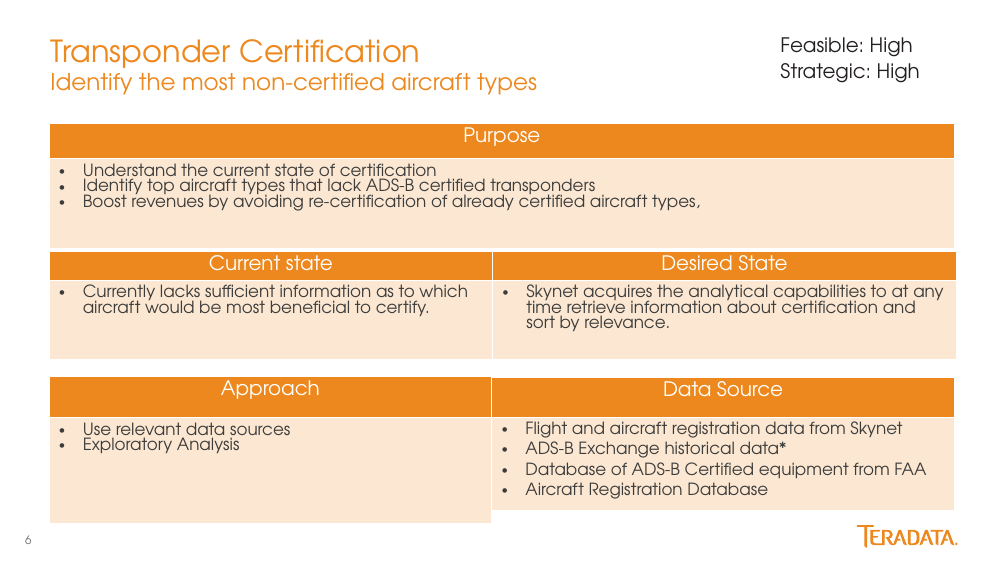
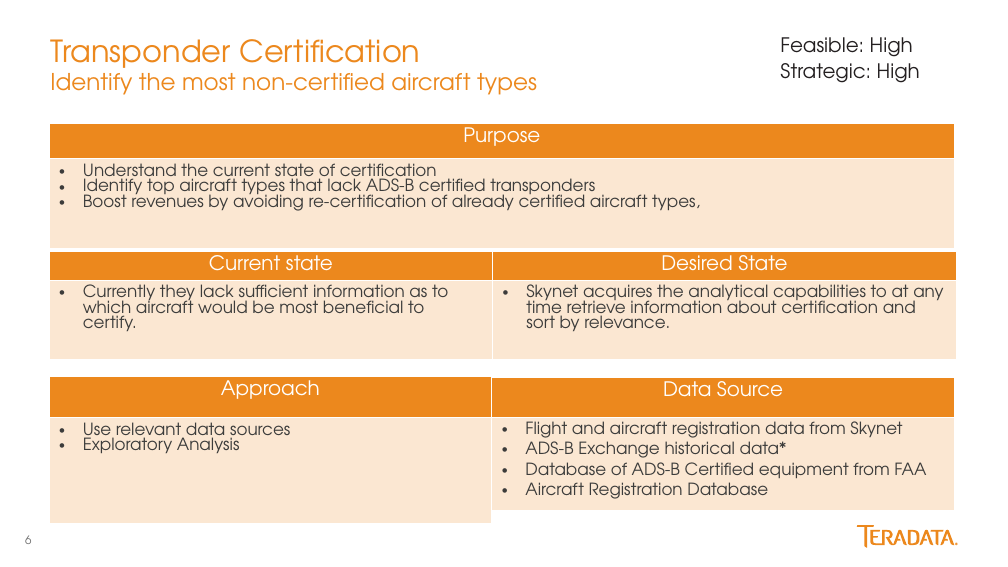
Before and after one commit to georgios-tsolakis-td/Bootcamp_Mar17_London, a slide deck: slide 6 of Fly Big/Roadmap.pptx. Drawn at 1008x567 pixels with LibreOffice and Linux fonts; fonts in the diff are those of the drawing. Boxes give left, top, right and bottom in pixels: in the first picture for what was removed or moved away, otherwise in the second. Text is boxed around its words. In the diff, an @@ line names an element or a change of style, - is before the commit and + after.

```diff
--- a/Fly Big/Roadmap.pptx
+++ b/Fly Big/Roadmap.pptx
@@ table at (49,251,957,378) @@
-row 2, column 1: Currently lacks sufficient information as to which aircraft would be most beneficial to certify.
+row 2, column 1: Currently they lack sufficient information as to which aircraft would be most beneficial to certify.
```
Also in this commit, not shown: 5 other slides changed.
